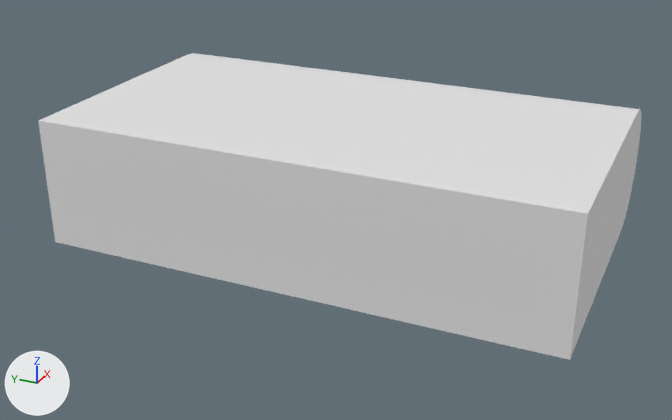
Two versions of the Blender file Assets/Resources/Media/3DModels/BoardTile1.blend, one commit apart.
Rendered twice from a 50 mm camera at (-1.826, -1.17, 0.688) aimed at (-0.304, -0.485, -0.073). The axes (+X, +Y, +Z) are drawn at lower left. The lights are the same throughout.

Script lines for the objects in view, before the commit:
```python
me_cube = bpy.data.meshes.new('Cube')
me_cube.from_pydata(...)  # 68 vertices, 36 faces; spans x -0.562..0.062, y -1.0..0.0, z -0.125..0.125
# before: 0 (-0.562, -1.0, -0.125) at pixel (569, 359), 1 (-0.562, 0.0, -0.125) at pixel (55, 242), 2 (-0.562, -1.0, 0.125) at pixel (588, 213), 3 (-0.562, 0.0, 0.125) at pixel (38, 120)
ob_cube = bpy.data.objects.new('Cube', me_cube)
ob_cube.location = (0.0, 0.0, 0.0)
```
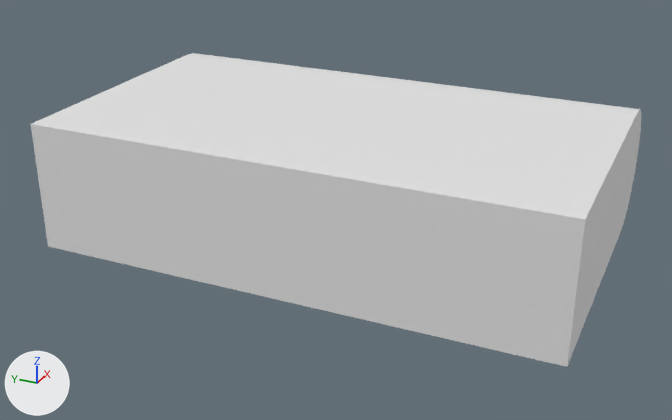
Changed parts and their boxes [x1, y1, x2, y2] in the pictures (672 x 420 px):
'Cube', reshaped
    before: [38, 53, 641, 360]
    after: [31, 53, 641, 367]
part 1 of me_cube, built on
    before: [38, 121, 588, 360]
    after: [31, 121, 588, 367]

Diff of the bpy script that builds the scene:
```diff
--- a/Assets/Resources/Media/3DModels/BoardTile1.blend.py
+++ b/Assets/Resources/Media/3DModels/BoardTile1.blend.py
@@ me_cube @@
 me_cube.from_pydata(...)  # 68 vertices, 36 faces; spans x -0.562..0.062, y -1.0..0.0, z -0.125..0.125
 # used by ob_cube; location = (0.0, 0.0, 0.0)
 # verts and faces of me_cube; kept vertices keep their numbers, new ones are numbered from 68
+# me_cube part 1
+delete_faces([(0, 2, 3, 1)])
+for new, old in zip([*range(68, 72)], [*range(0, 4)]): verts[new] = verts[old] + (-0.022, 0.0, 0.0)
+faces += [(0, 68, 69, 1), (68, 70, 71, 69), (0, 2, 70, 68), (2, 3, 71, 70), (1, 69, 71, 3)]
```
